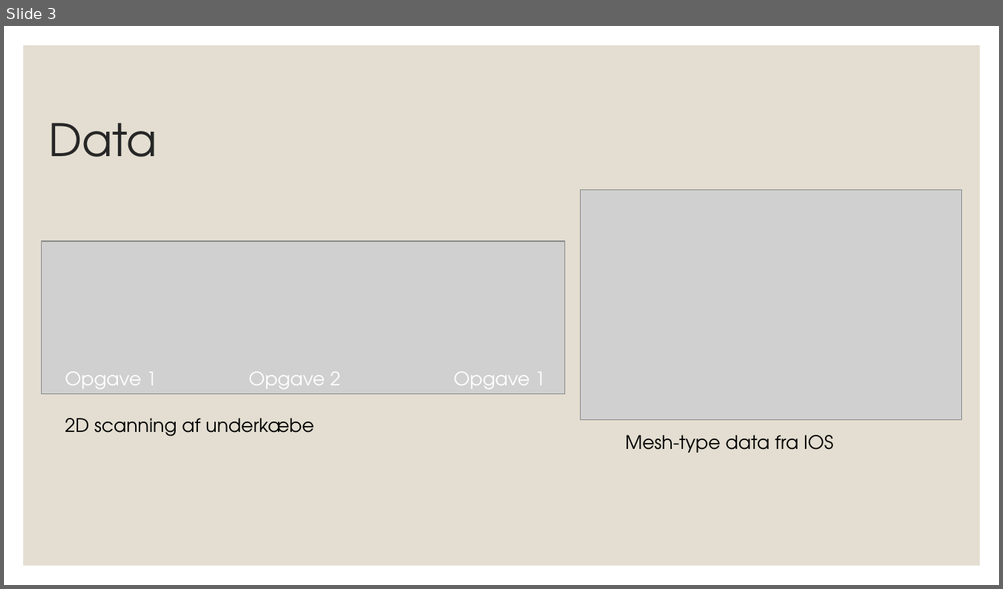
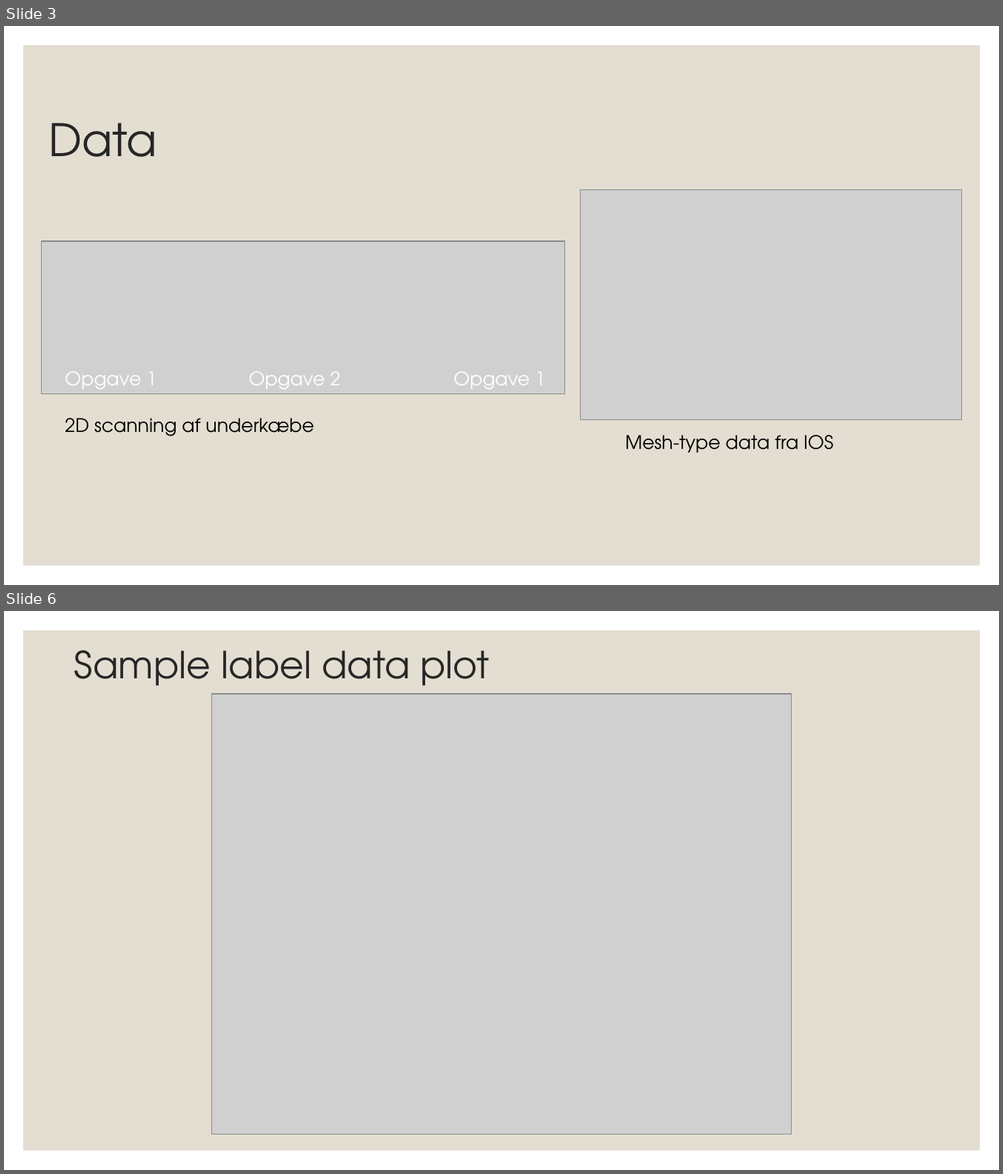
Before and after one commit to casperbak1/Dataprojekt, a slide deck: TØ/Powerpoint til præsentation.pptx. Shown one above the other, each under a label of ours: slide 3 before the commit, slides 3 and 6 after it; the slides between them are not shown. The pictures are 1003x589 and 1003x1174 pixels, drawn with LibreOffice and Linux fonts; fonts in the diff are those of the drawing; grey boxes stand for pictures. Boxes give left, top, right and bottom in pixels: in the first picture for what was removed or moved away, otherwise in the second. Text is boxed around its words. In the diff, an @@ line names an element or a change of style, - is before the commit and + after.

```diff
--- a/TØ/Powerpoint til præsentation.pptx
+++ b/TØ/Powerpoint til præsentation.pptx
@@ slide 6 added at box(4, 611, 999, 1170), background #FFFFFF; not listed: 1 template element that a slide beside it also shows @@
@@ title added at box(74, 650, 489, 695), 36 pt, text #262626 @@
+Sample label data plot
@@ picture added at box(211, 694, 791, 1135) @@
```
Also in this commit, not shown: 1 slide changed, 1 other slide added, 3 other files.
